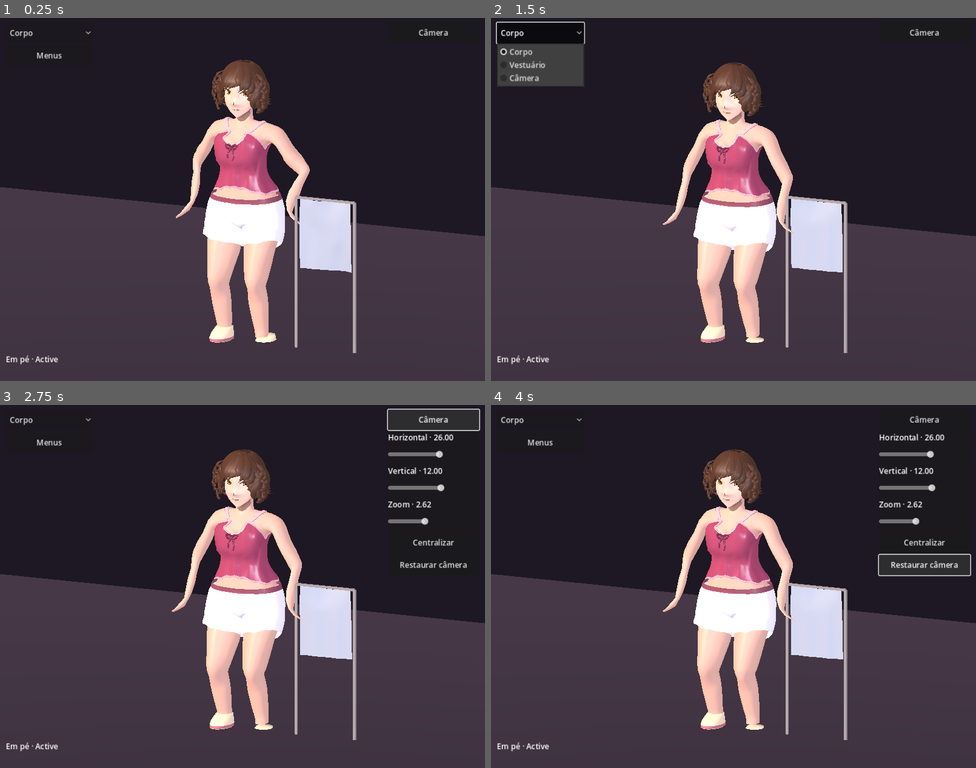
Above: before the commit, frames 1-4 (two rows, left to right).
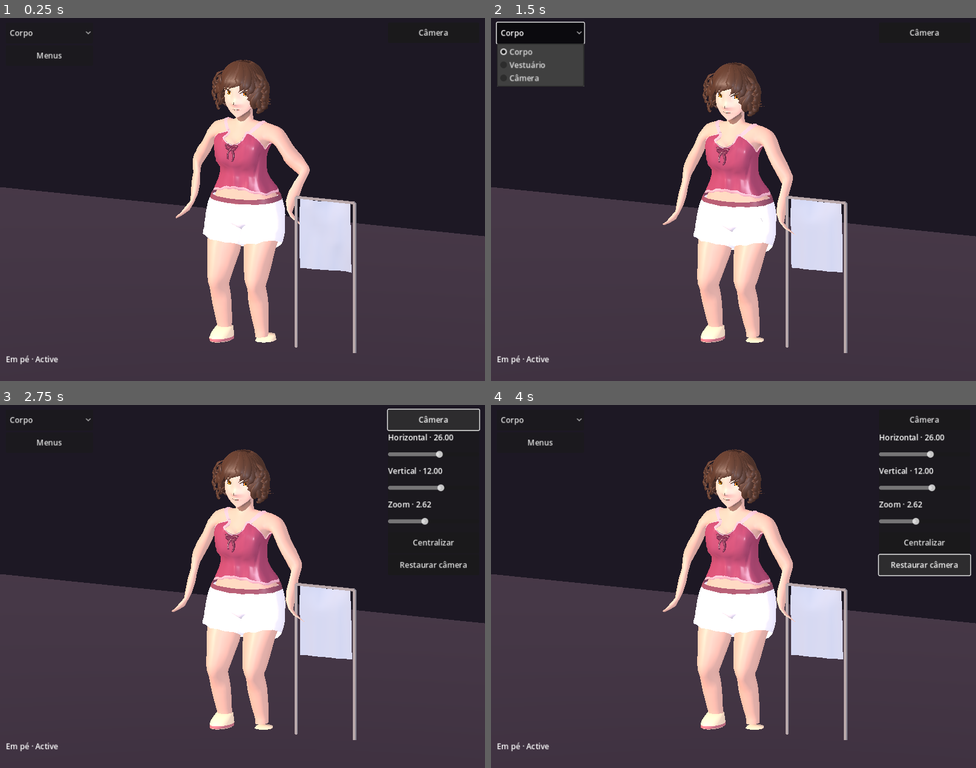
Above: after the commit, the same moments.

Repository: greenspyder/Blender
Game: Godot game, scene res://gameplay/main.tscn
Two runs of this game, one before a commit and one after it. Both use one fixed random seed, a clock stepped at 60 frames per second and the inputs below.
Inputs (mouse positions are in pixels of both pictures, inside the frame that each line leads up to):
- Up to frame 1 (0.25 s): no input
- Up to frame 2 (1.5 s): tap Enter at 0.5 s; move the mouse to (840, 181) at 0.52 s; hold Up 0.53-1.25 s; tap R at 0.6 s; click (840, 181) at 0.67 s; tap Space at 0.77 s; click "Corpo" at 1.25 s
- Up to frame 3 (2.75 s): click "Câmera" at 2 s
- Up to frame 4 (4 s): click "Centralizar" at 2.75 s; click "Restaurar câmera" at 3.5 s

The runs differ from the first frame. In frame 1, 0.1% of the frame differs, in the area x 42-59%, y 27-60%; in frame 2, 0.2%, in the area x 42-59%, y 27-62%; in frame 3, 0.2%; in frame 4, 0.2%.

Commit message:
ROSE 1.3.3.2.1 — Hotfix Cloth Response
Restore visible secondary garment motion with bounded elastic support and improved skin-space transfer. Synchronize split seam vertices and preserve fitted open borders. Keep independent cloth, XPBD core, active ragdoll and action composer unchanged. Include measured mesh displacement comparisons, regression logs and updated complete ZIPs.

Diff:
--- a/DynamicInteraction/game/cloth/worn_layer.gd
+++ b/DynamicInteraction/game/cloth/worn_layer.gd
@@ -8,10 +8,13 @@
 var local_offsets:=PackedVector3Array()
 var normals:=PackedVector3Array()
 var frames:Array[Basis]=[]
+var seams:Array=[]
 var radius:=.012
+var visual_peak:=0.
+var visual_rms:=0.
 var max_offset:=0.
 func build(source_picker,profile:Resource,length_:float)->void:
-    picker=source_picker;radius=length_*.014
+    picker=source_picker;radius=length_*.028
     var names:Array=profile.mesh_roles.upper_clothes+profile.mesh_roles.lower_clothes
     var points:=PackedVector3Array();var faces:=PackedInt32Array();var bins:Dictionary={}
     var cell:=length_*.18
@@ -40,12 +43,36 @@
             var normal:Vector3=(vertices[b]-vertices[a]).cross(vertices[c]-vertices[a])
             geometry[a]+=normal;geometry[b]+=normal;geometry[c]+=normal
             for e in [[a,b],[b,c],[c,a]]:
-                var key:=Vector2i(mini(e[0],e[1]),maxi(e[0],e[1]))
-                counts[key]=int(counts.get(key,0))+1
+                var pa:=Vector3i((vertices[e[0]]*100000.).round())
+                var pb:=Vector3i((vertices[e[1]]*100000.).round())
+                var key:String=(str(pa)+":"+str(pb)) if str(pa)<str(pb) else (str(pb)+":"+str(pa))
+                if not counts.has(key):counts[key]={"count":0,"vertices":[]}
+                counts[key].count+=1
+                counts[key].vertices.append_array(e)
         for key in counts:
-            if counts[key]==1:record.boundary[key.x]=true;record.boundary[key.y]=true
+            if counts[key].count==1:
+                for id in counts[key].vertices:record.boundary[id]=true
         for i in geometry.size():geometry[i]=geometry[i].normalized()
         record.rest_normals=geometry
+    var seam_groups:Dictionary={}
+    for record in records:
+        var vertices:PackedVector3Array=record.arrays[Mesh.ARRAY_VERTEX]
+        for i in vertices.size():
+            var key:String=str(record.surface.node.get_instance_id())+str(Vector3i((vertices[i]*100000.).round()))
+            if not seam_groups.has(key):seam_groups[key]=[]
+            seam_groups[key].append([record,i])
+    for group in seam_groups.values():
+        if group.size()<=1:continue
+        var locked:=false
+        var directions:Array[Vector3]=[]
+        for entry in group:
+            locked=locked or entry[0].boundary.has(entry[1])
+            var n:Vector3=entry[0].arrays[Mesh.ARRAY_NORMAL][entry[1]]
+            var unique:=true
+            for direction in directions:
+                if direction.dot(n)>.9999:unique=false;break
+            if unique:directions.append(n)
+        seams.append({"vertices":group,"locked":locked,"directions":directions})
     solver.build(points,faces);solver.targets=points.duplicate();solver.tether_radius=radius
     solver.areas.fill(0.)
     for record in records:
@@ -80,16 +107,19 @@
                 var w:float=s.weights[j]
                 basis.x+=b.x*w;basis.y+=b.y*w;basis.z+=b.z*w
         normals[i]=(basis*Vector3(representatives[i][2])).normalized()
-        frames[i]=basis.orthonormalized().inverse()
+        frames[i]=basis.inverse() if absf(basis.determinant())>.000001 else basis.orthonormalized().inverse()
 func step(h:float,colliders:Array)->void:
     update_targets()
     var before:=solver.position.duplicate()
+    # Elastic fitted support acts only on worn particles. Keep independent cloth unchanged.
+    for i in solver.position.size():
+        solver.velocity[i]+=(solver.targets[i]-solver.position[i])*450.*h
     solver.step(h,colliders)
     max_offset=0.
     for i in solver.position.size():
         var delta:=solver.position[i]-solver.targets[i]
         var n:=normals[i]
-        delta=delta.slide(n).limit_length(radius*.4)+n*clampf(delta.dot(n),0.,radius)
+        delta=(delta.slide(n).limit_length(radius*.75)+n*clampf(delta.dot(n),0.,radius)).limit_length(radius)
         solver.position[i]=solver.targets[i]+delta
         solver.velocity[i]=(solver.position[i]-before[i])/h
         max_offset=maxf(max_offset,delta.length())
@@ -98,6 +128,33 @@
     for i in representatives.size():local_offsets[i]=frames[i]*(solver.position[i]-solver.targets[i])
 func render()->void:
     var meshes:Dictionary={}
+    visual_peak=0.
+    var square:=0.
+    var vertex_count:=0
+    for record in records:
+        var vertices:PackedVector3Array=record.arrays[Mesh.ARRAY_VERTEX].duplicate()
+        for i in vertices.size():
+            var bind:Array=record.binding[i];var ids:Vector3i=bind[0];var w:Vector3=bind[1]
+            if record.boundary.has(i):continue
+            var offset:Vector3=local_offsets[ids.x]*w.x+local_offsets[ids.y]*w.y+local_offsets[ids.z]*w.z
+            var normal:Vector3=record.arrays[Mesh.ARRAY_NORMAL][i]
+            var applied:Vector3=(normal*maxf(0.,offset.dot(normal))+offset.slide(normal)*.8).limit_length(radius)
+            vertices[i]+=applied
+        record.render_vertices=vertices
+    # UV/material splits share the same displacement; true open borders remain fitted.
+    for seam in seams:
+        var group:Array=seam.vertices
+        var offset:=Vector3.ZERO
+        if not seam.locked:
+            for entry in group:
+                offset+=Vector3(entry[0].render_vertices[entry[1]])-Vector3(entry[0].arrays[Mesh.ARRAY_VERTEX][entry[1]])
+            offset/=float(group.size())
+            if seam.directions.size()>1:
+                for pass_ in 3:
+                    for normal in seam.directions:offset-=Vector3(normal)*minf(0.,offset.dot(normal))
+        for entry in group:
+            var record:Dictionary=entry[0];var id:int=entry[1]
+            record.render_vertices[id]=Vector3(record.arrays[Mesh.ARRAY_VERTEX][id])+offset
     for record in records:
         var node:MeshInstance3D=record.surface.node
         if not meshes.has(node):
@@ -105,14 +162,11 @@
             for i in record.original.get_blend_shape_count():mesh.add_blend_shape(record.original.get_blend_shape_name(i))
             meshes[node]=mesh
         var arrays:Array=record.arrays.duplicate()
-        var vertices:PackedVector3Array=arrays[Mesh.ARRAY_VERTEX].duplicate()
+        var vertices:PackedVector3Array=record.render_vertices
         for i in vertices.size():
-            var bind:Array=record.binding[i];var ids:Vector3i=bind[0];var w:Vector3=bind[1]
-            if record.boundary.has(i):continue
-            var offset:Vector3=local_offsets[ids.x]*w.x+local_offsets[ids.y]*w.y+local_offsets[ids.z]*w.z
-            var normal:Vector3=record.arrays[Mesh.ARRAY_NORMAL][i]
-            # Preserve fitted boundaries and prevent secondary movement into the original surface.
-            vertices[i]+=normal*maxf(0.,offset.dot(normal))+offset.slide(normal)*.15
+            var applied:Vector3=vertices[i]-Vector3(record.arrays[Mesh.ARRAY_VERTEX][i])
+            visual_peak=maxf(visual_peak,applied.length())
+            square+=applied.length_squared();vertex_count+=1
         arrays[Mesh.ARRAY_VERTEX]=vertices
         var normals_:=PackedVector3Array();normals_.resize(vertices.size())
         var indices:PackedInt32Array=arrays[Mesh.ARRAY_INDEX]
@@ -126,5 +180,6 @@
         mesh.add_surface_from_arrays(Mesh.PRIMITIVE_TRIANGLES,arrays,record.original.surface_get_blend_shape_arrays(record.surface.surface_index))
         mesh.surface_set_material(mesh.get_surface_count()-1,record.material)
     for node in meshes:node.mesh=meshes[node]
+    visual_rms=sqrt(square/maxi(1,vertex_count))
 func reset()->void:
     solver.release();solver.position=solver.targets.duplicate();solver.velocity.fill(Vector3.ZERO);local_offsets.fill(Vector3.ZERO)
--- /dev/null
+++ b/DynamicInteraction/game/tests/worn_response_test.gd
@@ -0,0 +1,43 @@
+extends SceneTree
+func _initialize()->void:call_deferred("run")
+func run()->void:
+    var g=load("res://gameplay/main.tscn").instantiate();root.add_child(g)
+    g.cloth.set_quality(0)
+    var peak:=0.;var square:=0.;var count_:=0;var variation:=0.;var costs:=0.;var last:Dictionary={}
+    for base in [0,1,4]:
+        g.select_base(base)
+        g.composer.enable("head",true)
+        if base!=4:g.composer.enable("sway",true)
+        for tick in 240:
+            await physics_frame
+            if tick%8!=0:continue
+            var start:=Time.get_ticks_usec()
+            g.cloth.worn.render()
+            costs+=Time.get_ticks_usec()-start
+            for record in g.cloth.worn.records:
+                var vertices:PackedVector3Array=record.surface.node.mesh.surface_get_arrays(record.surface.surface_index)[Mesh.ARRAY_VERTEX]
+                var original:PackedVector3Array=record.arrays[Mesh.ARRAY_VERTEX]
+                var key:String=str(record.surface.node.name)+str(record.surface.surface_index)
+                for i in vertices.size():
+                    var delta:=vertices[i]-original[i]
+                    peak=maxf(peak,delta.length());square+=delta.length_squared();count_+=1
+                    if last.has(key):variation=maxf(variation,delta.distance_to(last[key][i]))
+                var offsets:=PackedVector3Array()
+                for i in vertices.size():offsets.append(vertices[i]-original[i])
+                last[key]=offsets
+    print("RESPONSE peak_m=%.6f rms_m=%.6f change_m=%.6f render_ms=%.3f"%[peak,sqrt(square/count_),variation,costs/90000.])
+    var seam_error:=0.
+    var seams:Dictionary={}
+    for record in g.cloth.worn.records:
+        var vertices:PackedVector3Array=record.surface.node.mesh.surface_get_arrays(record.surface.surface_index)[Mesh.ARRAY_VERTEX]
+        var original:PackedVector3Array=record.arrays[Mesh.ARRAY_VERTEX]
+        for i in vertices.size():
+            var key:String=str(record.surface.node.name)+str(Vector3i((original[i]*100000.).round()))
+            var delta:=vertices[i]-original[i]
+            if seams.has(key):seam_error=maxf(seam_error,delta.distance_to(seams[key]))
+            else:seams[key]=delta
+    print("Seam displacement difference: ",seam_error)
+    var rms:=sqrt(square/count_)
+    var ok:=peak>.018 and rms>.005 and variation>.005 and variation<.06 and seam_error<.001
+    print("Resposta visual mensurável: ",ok)
+    g.free();quit(0 if ok else 1)
--- /dev/null
+++ b/DynamicInteraction/game/validation_cloth_hotfix/results.json
@@ -0,0 +1,126 @@
+[
+  {
+    "test": "active_cost_test",
+    "passed": true
+  },
+  {
+    "test": "active_integration_test",
+    "passed": true
+  },
+  {
+    "test": "active_ragdoll_test",
+    "passed": true
+  },
+  {
+    "test": "articulation_test",
+    "passed": true
+  },
+  {
+    "test": "balance_frame_test",
+    "passed": true
+  },
+  {
+    "test": "balance_test",
+    "passed": true
+  },
+  {
+    "test": "cloth_contact_test",
+    "passed": true
+  },
+  {
+    "test": "cloth_cost_test",
+    "passed": true
+  },
+  {
+    "test": "cloth_gameplay_test",
+    "passed": true
+  },
+  {
+    "test": "cloth_physics_test",
+    "passed": true
+  },
+  {
+    "test": "cloth_visual_test",
+    "passed": true
+  },
+  {
+    "test": "constraint_test",
+    "passed": true
+  },
+  {
+    "test": "direct_touch_test",
+    "passed": true
+  },
+  {
+    "test": "dynamic_pose_test",
+    "passed": true
+  },
+  {
+    "test": "dynamic_test",
+    "passed": true
+  },
+  {
+    "test": "fabric_profiles_test",
+    "passed": true
+  },
+  {
+    "test": "full_body_rig_test",
+    "passed": true
+  },
+  {
+    "test": "gameplay_cost_test",
+    "passed": true
+  },
+  {
+    "test": "gameplay_test",
+    "passed": true
+  },
+  {
+    "test": "gameplay_visual_check",
+    "passed": true
+  },
+  {
+    "test": "interaction_test",
+    "passed": true
+  },
+  {
+    "test": "mechanics_test",
+    "passed": true
+  },
+  {
+    "test": "mesh_integrity_test",
+    "passed": true
+  },
+  {
+    "test": "mobile_touch_test",
+    "passed": true
+  },
+  {
+    "test": "platform_controls_test",
+    "passed": true
+  },
+  {
+    "test": "precision_test",
+    "passed": true
+  },
+  {
+    "test": "responsiveness_test",
+    "passed": true
+  },
+  {
+    "test": "short_pull_test",
+    "passed": true
+  },
+  {
+    "test": "strap_test",
+    "passed": true
+  },
+  {
+    "test": "tissue_test",
+    "passed": true
+  },
+  {
+    "test": "worn_response_test",
+    "passed": true
+  }
+]
--- /dev/null
+++ b/DynamicInteraction/game/validation_cloth_hotfix/syntax.json
@@ -0,0 +1,560 @@
+[
+  {
+    "file": "cloth/accessory.gd",
+    "passed": true,
+    "mixed_indentation": false,
+    "log": ""
+  },
+  {
+    "file": "cloth/controller.gd",
+    "passed": true,
+    "mixed_indentation": false,
+    "log": ""
+  },
+  {
+    "file": "cloth/material_profile.gd",
+    "passed": true,
+    "mixed_indentation": false,
+    "log": ""
+  },
+  {
+    "file": "cloth/worn_layer.gd",
+    "passed": true,
+    "mixed_indentation": false,
+    "log": ""
+  },
+  {
+    "file": "cloth/xpbd.gd",
+    "passed": true,
+    "mixed_indentation": false,
+    "log": ""
+  },
+  {
+    "file": "direct/articulation_lab.gd",
+    "passed": true,
+    "mixed_indentation": false,
+    "log": ""
+  },
+  {
+    "file": "direct/constraint_lab.gd",
+    "passed": true,
+    "mixed_indentation": false,
+    "log": ""
+  },
+  {
+    "file": "direct/control_mode.gd",
+    "passed": true,
+    "mixed_indentation": false,
+    "log": ""
+  },
+  {
+    "file": "direct/direct_lab.gd",
+    "passed": true,
+    "mixed_indentation": false,
+    "log": ""
+  },
+  {
+    "file": "direct/drag_cube.gd",
+    "passed": true,
+    "mixed_indentation": false,
+    "log": ""
+  },
+  {
+    "file": "direct/fabric.gd",
+    "passed": true,
+    "mixed_indentation": false,
+    "log": ""
+  },
+  {
+    "file": "direct/fabric_palette.gd",
+    "passed": true,
+    "mixed_indentation": false,
+    "log": ""
+  },
+  {
+    "file": "direct/fabric_profile.gd",
+    "passed": true,
+    "mixed_indentation": false,
+    "log": ""
+  },
+  {
+    "file": "direct/garment_cage.gd",
+    "passed": true,
+    "mixed_indentation": false,
+    "log": ""
+  },
+  {
+    "file": "direct/garment_pull.gd",
+    "passed": true,
+    "mixed_indentation": false,
+    "log": ""
+  },
+  {
+    "file": "direct/grip_physics.gd",
+    "passed": true,
+    "mixed_indentation": false,
+    "log": ""
+  },
+  {
+    "file": "direct/physics_meter.gd",
+    "passed": true,
+    "mixed_indentation": false,
+    "log": ""
+  },
+  {
+    "file": "direct/preferences.gd",
+    "passed": true,
+    "mixed_indentation": false,
+    "log": ""
+  },
+  {
+    "file": "direct/short_pull.gd",
+    "passed": true,
+    "mixed_indentation": false,
+    "log": ""
+  },
+  {
+    "file": "direct/strap.gd",
+    "passed": true,
+    "mixed_indentation": false,
+    "log": ""
+  },
+  {
+    "file": "direct/surface_picker.gd",
+    "passed": true,
+    "mixed_indentation": false,
+    "log": ""
+  },
+  {
+    "file": "direct/touch_drag.gd",
+    "passed": true,
+    "mixed_indentation": false,
+    "log": ""
+  },
+  {
+    "file": "dynamic/contact.gd",
+    "passed": true,
+    "mixed_indentation": false,
+    "log": ""
+  },
+  {
+    "file": "dynamic/hand.gd",
+    "passed": true,
+    "mixed_indentation": false,
+    "log": ""
+  },
+  {
+    "file": "dynamic/lab.gd",
+    "passed": true,
+    "mixed_indentation": false,
+    "log": ""
+  },
+  {
+    "file": "dynamic/response.gd",
+    "passed": true,
+    "mixed_indentation": false,
+    "log": ""
+  },
+  {
+    "file": "gameplay/action_composer.gd",
+    "passed": true,
+    "mixed_indentation": false,
+    "log": ""
+  },
+  {
+    "file": "gameplay/action_library.gd",
+    "passed": true,
+    "mixed_indentation": false,
+    "log": ""
+  },
+  {
+    "file": "gameplay/camera_overlay.gd",
+    "passed": true,
+    "mixed_indentation": false,
+    "log": ""
+  },
+  {
+    "file": "gameplay/customization_manager.gd",
+    "passed": true,
+    "mixed_indentation": false,
+    "log": ""
+  },
+  {
+    "file": "gameplay/external_stimulus_controller.gd",
+    "passed": true,
+    "mixed_indentation": false,
+    "log": ""
+  },
+  {
+    "file": "gameplay/gameplay.gd",
+    "passed": true,
+    "mixed_indentation": false,
+    "log": ""
+  },
+  {
+    "file": "gameplay/gameplay_ui_controller.gd",
+    "passed": true,
+    "mixed_indentation": false,
+    "log": ""
+  },
+  {
+    "file": "gameplay/interaction_mode_manager.gd",
+    "passed": true,
+    "mixed_indentation": false,
+    "log": ""
+  },
+  {
+    "file": "gameplay/visualization_manager.gd",
+    "passed": true,
+    "mixed_indentation": false,
+    "log": ""
+  },
+  {
+    "file": "interaction.gd",
+    "passed": true,
+    "mixed_indentation": false,
+    "log": ""
+  },
+  {
+    "file": "mechanics/body_lab.gd",
+    "passed": true,
+    "mixed_indentation": false,
+    "log": ""
+  },
+  {
+    "file": "mechanics/hip_skin.gd",
+    "passed": true,
+    "mixed_indentation": false,
+    "log": ""
+  },
+  {
+    "file": "mechanics/moving_contact.gd",
+    "passed": true,
+    "mixed_indentation": false,
+    "log": ""
+  },
+  {
+    "file": "mechanics/posture.gd",
+    "passed": true,
+    "mixed_indentation": false,
+    "log": ""
+  },
+  {
+    "file": "mechanics/soft_tissue.gd",
+    "passed": true,
+    "mixed_indentation": false,
+    "log": ""
+  },
+  {
+    "file": "mobile/roteiro_teste.gd",
+    "passed": true,
+    "mixed_indentation": false,
+    "log": ""
+  },
+  {
+    "file": "mobile/touch_lab.gd",
+    "passed": true,
+    "mixed_indentation": false,
+    "log": ""
+  },
+  {
+    "file": "precision/contact.gd",
+    "passed": true,
+    "mixed_indentation": false,
+    "log": ""
+  },
+  {
+    "file": "precision/hand.gd",
+    "passed": true,
+    "mixed_indentation": false,
+    "log": ""
+  },
+  {
+    "file": "precision/lab.gd",
+    "passed": true,
+    "mixed_indentation": false,
+    "log": ""
+  },
+  {
+    "file": "precision/pose_solver.gd",
+    "passed": true,
+    "mixed_indentation": false,
+    "log": ""
+  },
+  {
+    "file": "precision/response.gd",
+    "passed": true,
+    "mixed_indentation": false,
+    "log": ""
+  },
+  {
+    "file": "rig/active/active_body.gd",
+    "passed": true,
+    "mixed_indentation": false,
+    "log": ""
+  },
+  {
+    "file": "rig/active/lab.gd",
+    "passed": true,
+    "mixed_indentation": false,
+    "log": ""
+  },
+  {
+    "file": "rig/active/muscle_profile.gd",
+    "passed": true,
+    "mixed_indentation": false,
+    "log": ""
+  },
+  {
+    "file": "rig/active/pose_editor.gd",
+    "passed": true,
+    "mixed_indentation": false,
+    "log": ""
+  },
+  {
+    "file": "rig/active/pose_library.gd",
+    "passed": true,
+    "mixed_indentation": false,
+    "log": ""
+  },
+  {
+    "file": "rig/active/pose_reference.gd",
+    "passed": true,
+    "mixed_indentation": false,
+    "log": ""
+  },
+  {
+    "file": "rig/active/segment.gd",
+    "passed": true,
+    "mixed_indentation": false,
+    "log": ""
+  },
+  {
+    "file": "rig/balance_lab.gd",
+    "passed": true,
+    "mixed_indentation": false,
+    "log": ""
+  },
+  {
+    "file": "rig/character_profile.gd",
+    "passed": true,
+    "mixed_indentation": false,
+    "log": ""
+  },
+  {
+    "file": "rig/full_body_lab.gd",
+    "passed": true,
+    "mixed_indentation": false,
+    "log": ""
+  },
+  {
+    "file": "rig/full_body_pose.gd",
+    "passed": true,
+    "mixed_indentation": false,
+    "log": ""
+  },
+  {
+    "file": "rig/ground_balance.gd",
+    "passed": true,
+    "mixed_indentation": false,
+    "log": ""
+  },
+  {
+    "file": "rig/legacy_rose_skin.gd",
+    "passed": true,
+    "mixed_indentation": false,
+    "log": ""
+  },
+  {
+    "file": "tests/active_cost_test.gd",
+    "passed": true,
+    "mixed_indentation": false,
+    "log": ""
+  },
+  {
+    "file": "tests/active_integration_test.gd",
+    "passed": true,
+    "mixed_indentation": false,
+    "log": ""
+  },
+  {
+    "file": "tests/active_ragdoll_test.gd",
+    "passed": true,
+    "mixed_indentation": false,
+    "log": ""
+  },
+  {
+    "file": "tests/articulation_test.gd",
+    "passed": true,
+    "mixed_indentation": false,
+    "log": ""
+  },
+  {
+    "file": "tests/balance_frame_test.gd",
+    "passed": true,
+    "mixed_indentation": false,
+    "log": ""
+  },
+  {
+    "file": "tests/balance_test.gd",
+    "passed": true,
+    "mixed_indentation": false,
+    "log": ""
+  },
+  {
+    "file": "tests/cloth_contact_test.gd",
+    "passed": true,
+    "mixed_indentation": false,
+    "log": ""
+  },
+  {
+    "file": "tests/cloth_cost_test.gd",
+    "passed": true,
+    "mixed_indentation": false,
+    "log": ""
+  },
+  {
+    "file": "tests/cloth_gameplay_test.gd",
+    "passed": true,
+    "mixed_indentation": false,
+    "log": ""
+  },
+  {
+    "file": "tests/cloth_physics_test.gd",
+    "passed": true,
+    "mixed_indentation": false,
+    "log": ""
+  },
+  {
+    "file": "tests/cloth_visual_test.gd",
+    "passed": true,
+    "mixed_indentation": false,
+    "log": ""
+  },
+  {
+    "file": "tests/constraint_test.gd",
+    "passed": true,
+    "mixed_indentation": false,
+    "log": ""
+  },
+  {
+    "file": "tests/direct_touch_test.gd",
+    "passed": true,
+    "mixed_indentation": false,
+    "log": ""
+  },
+  {
+    "file": "tests/dynamic_pose_test.gd",
+    "passed": true,
+    "mixed_indentation": false,
+    "log": ""
+  },
+  {
+    "file": "tests/dynamic_test.gd",
+    "passed": true,
+    "mixed_indentation": false,
+    "log": ""
+  },
+  {
+    "file": "tests/fabric_profiles_test.gd",
+    "passed": true,
+    "mixed_indentation": false,
+    "log": ""
+  },
+  {
+    "file": "tests/full_body_rig_test.gd",
+    "passed": true,
+    "mixed_indentation": false,
+    "log": ""
+  },
+  {
+    "file": "tests/gameplay_cost_test.gd",
+    "passed": true,
+    "mixed_indentation": false,
+    "log": ""
+  },
+  {
+    "file": "tests/gameplay_test.gd",
+    "passed": true,
+    "mixed_indentation": false,
+    "log": ""
+  },
+  {
+    "file": "tests/gameplay_visual_check.gd",
+    "passed": true,
+    "mixed_indentation": false,
+    "log": ""
+  },
+  {
+    "file": "tests/interaction_test.gd",
+    "passed": true,
+    "mixed_indentation": false,
+    "log": ""
+  },
+  {
+    "file": "tests/mechanics_test.gd",
+    "passed": true,
+    "mixed_indentation": false,
+    "log": ""
+  },
+  {
+    "file": "tests/mesh_integrity_test.gd",
+    "passed": true,
+    "mixed_indentation": false,
+    "log": ""
+  },
+  {
+    "file": "tests/mobile_touch_test.gd",
+    "passed": true,
+    "mixed_indentation": false,
+    "log": ""
+  },
+  {
+    "file": "tests/platform_controls_test.gd",
+    "passed": true,
+    "mixed_indentation": false,
+    "log": ""
+  },
+  {
+    "file": "tests/precision_test.gd",
+    "passed": true,
+    "mixed_indentation": false,
+    "log": ""
+  },
+  {
+    "file": "tests/responsiveness_test.gd",
+    "passed": true,
+    "mixed_indentation": false,
+    "log": ""
+  },
+  {
+    "file": "tests/short_pull_test.gd",
+    "passed": true,
+    "mixed_indentation": false,
+    "log": ""
+  },
+  {
+    "file": "tests/strap_test.gd",
+    "passed": true,
+    "mixed_indentation": false,
+    "log": ""
+  },
+  {
+    "file": "tests/tissue_test.gd",
+    "passed": true,
+    "mixed_indentation": false,
+    "log": ""
+  },
+  {
+    "file": "tests/worn_response_test.gd",
+    "passed": true,
+    "mixed_indentation": false,
+    "log": ""
+  },
+  {
+    "file": "tools/export_rig_base.gd",
+    "passed": true,
+    "mixed_indentation": false,
+    "log": ""
+  }
+]
Not shown, added: DynamicInteraction/game/tests/worn_response_test.gd.uid
Binary file added: DynamicInteraction/game/validation_cloth_hotfix/visual/after_seated.png
Binary file added: DynamicInteraction/game/validation_cloth_hotfix/visual/after_standing.png
Binary file added: DynamicInteraction/game/validation_cloth_hotfix/visual/before_seated.png
Binary file added: DynamicInteraction/game/validation_cloth_hotfix/visual/before_standing.png
Not shown, changed: DynamicInteraction/ROSE_1_3_3_2_1_Cloth_Physics_Refinement.zip
Not shown, added: DynamicInteraction/ROSE_1_3_3_2_1_Cloth_Response_Hotfix.zip
Not shown, changed: DynamicInteraction/Rose_Mobile_Update.zip
Not shown, changed: DynamicInteraction/game/GUIA_TECIDOS_1_3_3_2_1.md
Not shown, added: DynamicInteraction/game/HOTFIX_CLOTH_RESPONSE.md
Not shown, changed: DynamicInteraction/game/LEIA_PRIMEIRO.md
Not shown, added: DynamicInteraction/game/validation_cloth_hotfix/active_cost_test.log
(and 34 more such lines)
